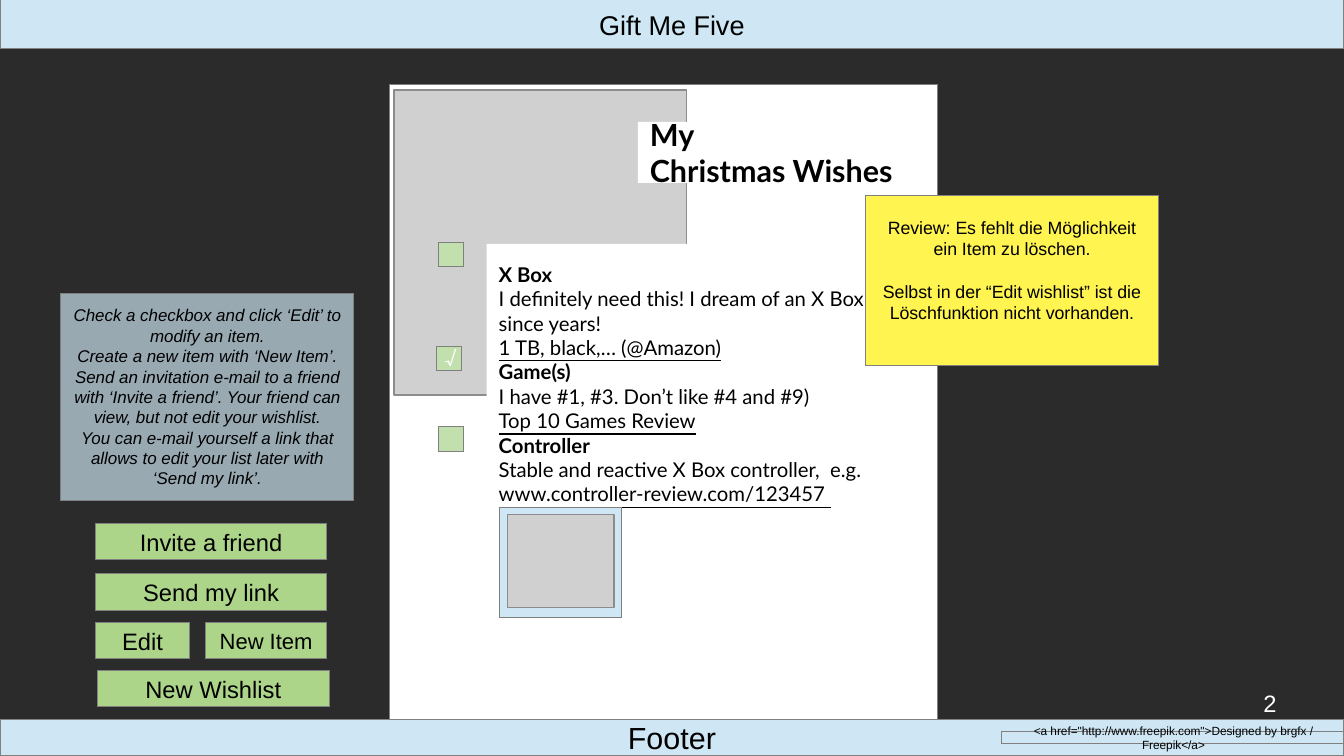
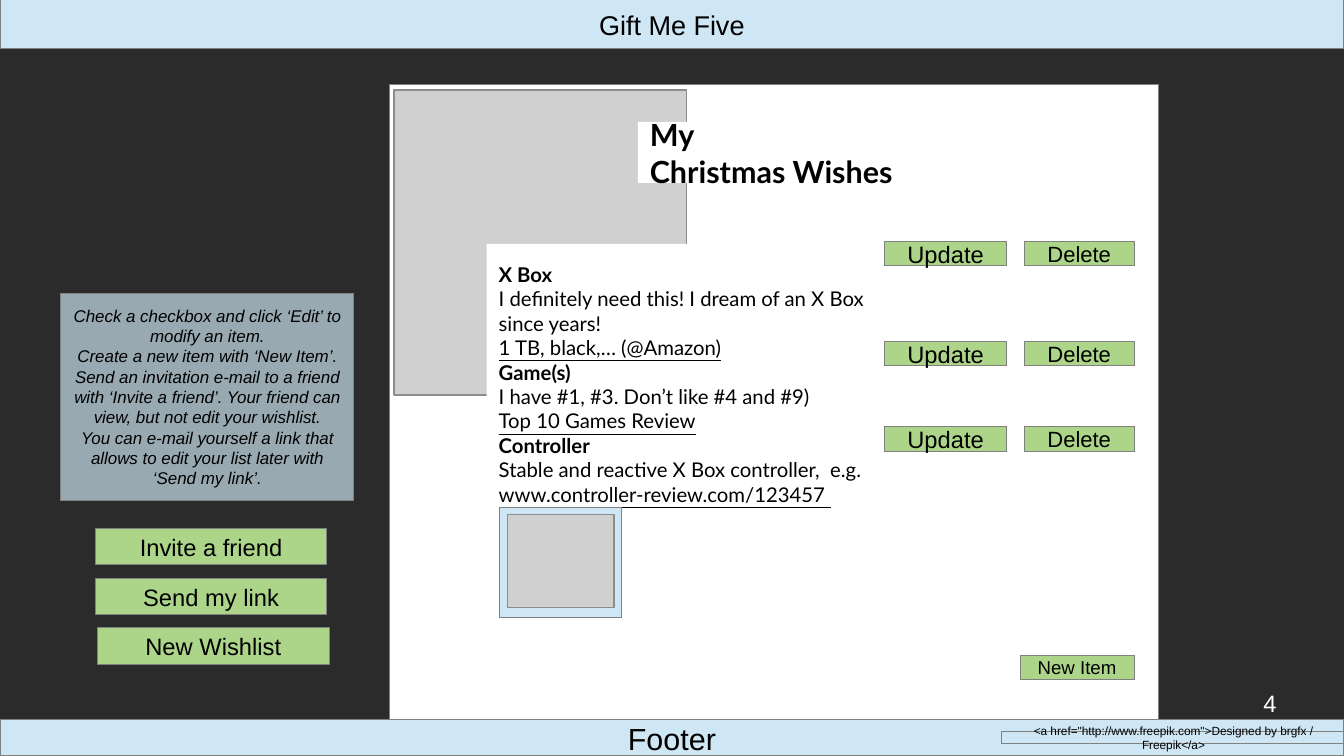
Before and after one commit to WCS-Java-Training-Bonn-2019/gift-me-five, a slide deck: slide 4 of files/mock_up.odp (slide 2 before the commit). Drawn at 1344x756 pixels with LibreOffice and Linux fonts; fonts in the diff are those of the drawing; grey boxes stand for pictures; background and template pictures are left out; a plain dark background stands for a picture behind light text. Boxes give left, top, right and bottom in pixels: in the first picture for what was removed or moved away, otherwise in the second. Text is boxed around its words. In the diff, an @@ line names an element or a change of style, - is before the commit and + after.

Commit message:
Update mockup after review in project team

```diff
--- a/files/mock_up.odp
+++ b/files/mock_up.odp
@@ rectangle: place and size @@
-rectangle at bbox=[389, 84, 938, 720]
+rectangle at bbox=[389, 84, 1159, 720]
@@ rectangle removed at bbox=[866, 195, 1159, 366] @@
-Review: Es fehlt die Möglichkeit ein Item zu löschen.
-Selbst in der “Edit wishlist” ist die Löschfunktion nicht vorhanden.
@@ rectangle removed at bbox=[439, 243, 463, 267] @@
@@ rectangle added at bbox=[884, 241, 1006, 266], fill #ADD58A, outline #808080 0 pt, 14 pt, text #000000 @@
+Update
@@ rectangle added at bbox=[1024, 241, 1134, 266], fill #ADD58A, outline #808080 0 pt, 13 pt, text #000000 @@
+Delete
@@ text removed at bbox=[433, 340, 470, 381] @@
-√
@@ rectangle removed at bbox=[437, 346, 461, 371] @@
@@ rectangle added at bbox=[884, 341, 1006, 366], fill #ADD58A, outline #808080 0 pt, 14 pt, text #000000 @@
+Update
@@ rectangle added at bbox=[1024, 341, 1134, 366], fill #ADD58A, outline #808080 0 pt, 13 pt, text #000000 @@
+Delete
@@ rectangle removed at bbox=[439, 427, 463, 451] @@
@@ rectangle added at bbox=[884, 427, 1006, 451], fill #ADD58A, outline #808080 0 pt, 14 pt, text #000000 @@
+Update
@@ rectangle added at bbox=[1024, 427, 1134, 451], fill #ADD58A, outline #808080 0 pt, 13 pt, text #000000 @@
+Delete
@@ rectangle "Invite a friend": place and size @@
-rectangle "Invite a friend" at bbox=[95, 523, 327, 560]
+rectangle "Invite a friend" at bbox=[95, 528, 327, 565]
@@ rectangle "Send my link": place and size @@
-rectangle "Send my link" at bbox=[95, 574, 327, 611]
+rectangle "Send my link" at bbox=[95, 579, 327, 616]
@@ rectangle removed at bbox=[95, 622, 190, 659] @@
-Edit
@@ rectangle "New Wishlist": place and size @@
-rectangle "New Wishlist" at bbox=[98, 671, 329, 707]
+rectangle "New Wishlist" at bbox=[98, 628, 329, 665]
@@ rectangle "New Item": place and size @@
-rectangle "New Item" at bbox=[205, 622, 327, 659]
+rectangle "New Item" at bbox=[1020, 655, 1134, 679]
@@ rectangle "New Item" at bbox=[1020, 655, 1134, 679]: size 13 to 11 pt @@
@@ page number at bbox=[1263, 695, 1276, 712]: text changed @@
-2
+4
```
Also in this commit, not shown: 3 other slides changed, 3 slides added.
